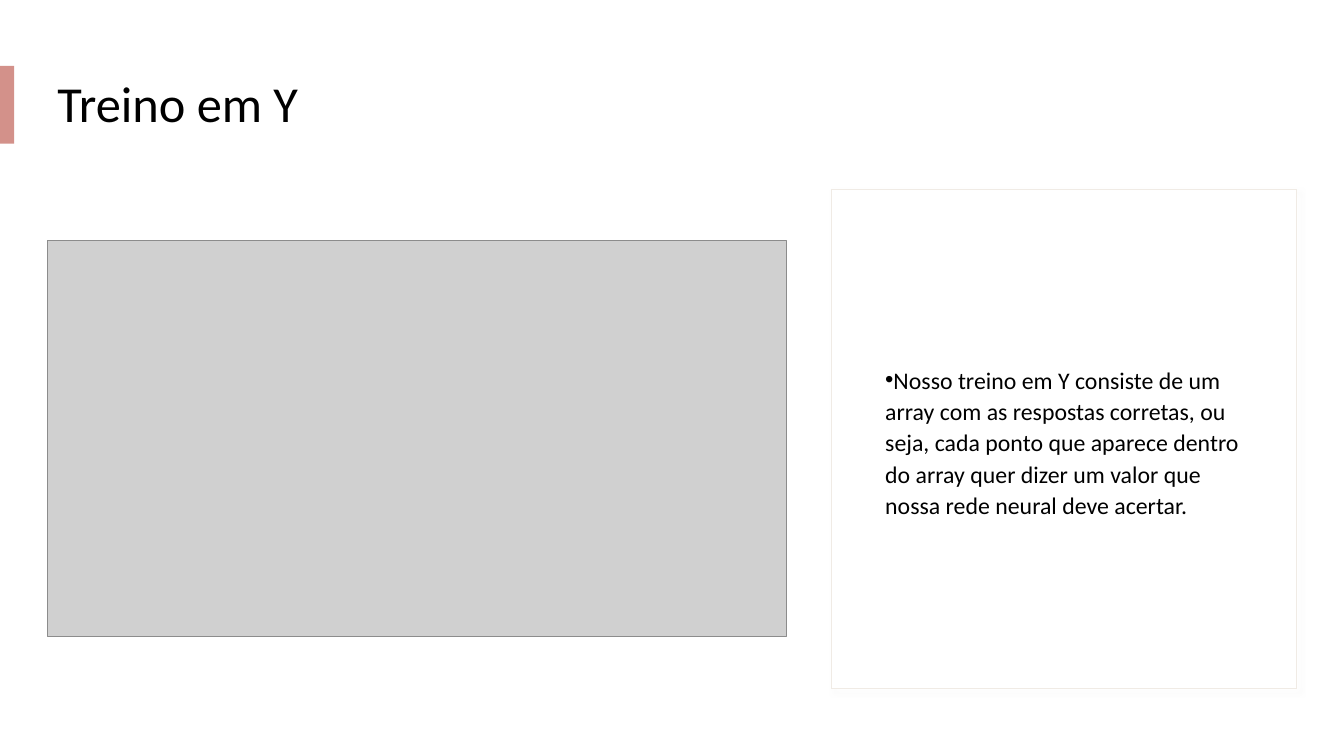
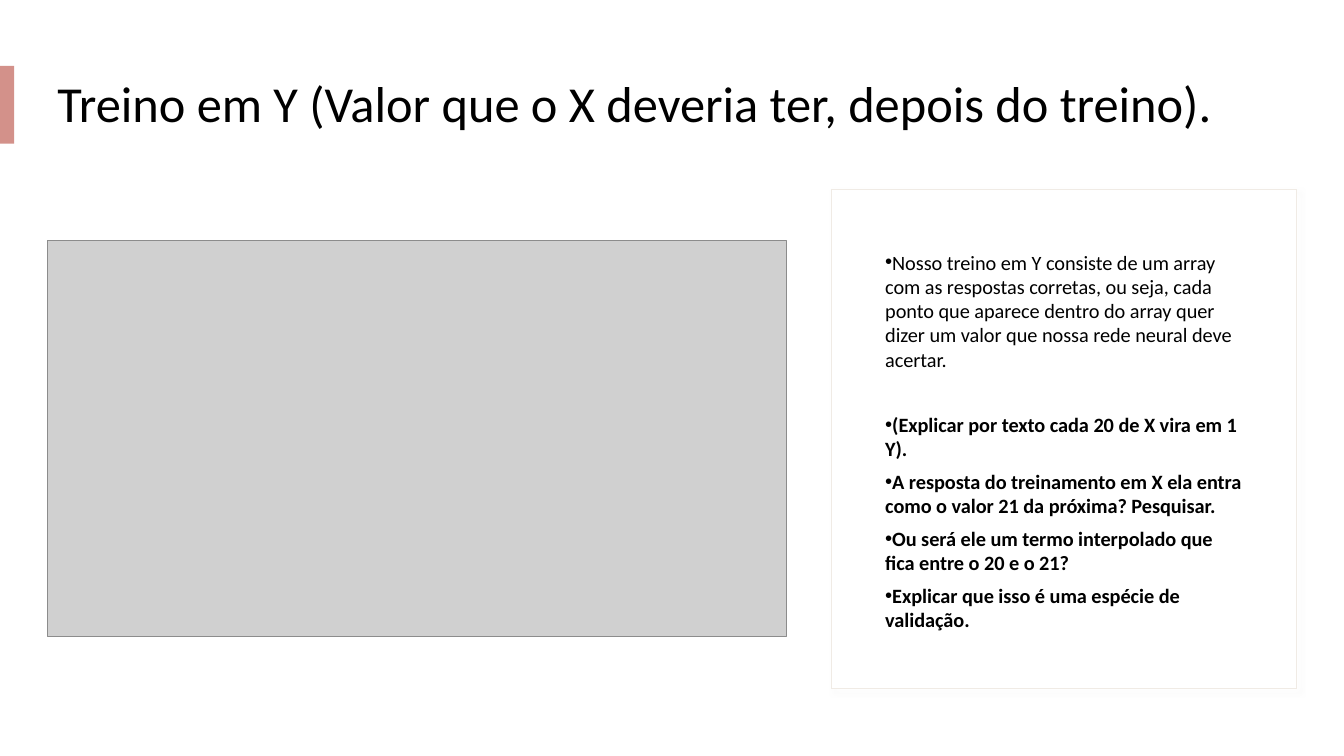
Before and after one commit to leandro-sartini/sudden_death_tcc, a slide deck: slide 8 of docs/Rede Neural Recorrente – Long Short-Term Memory.pptx (slide 7 before the commit). Drawn at 1344x756 pixels with LibreOffice and Linux fonts; fonts in the diff are those of the drawing; grey boxes stand for pictures. Boxes give left, top, right and bottom in pixels: in the first picture for what was removed or moved away, otherwise in the second. Text is boxed around its words. In the diff, an @@ line names an element or a change of style, - is before the commit and + after.

```diff
--- a/docs/Rede Neural Recorrente – Long Short-Term Memory.pptx
+++ b/docs/Rede Neural Recorrente – Long Short-Term Memory.pptx
@@ title at box(57, 85, 1211, 130): text changed @@
-Treino em Y
+Treino em Y (Valor que o X deveria ter, depois do treino).
@@ text at box(885, 256, 1232, 367): size 17 to 14.4 pt in "Nosso treino em Y consiste de um ..."; line spacing 1.1 to 1 @@
@@ text at box(885, 417, 1242, 631): paragraphs added @@
+• (Explicar por texto cada 20 de X vira em 1 Y).
+• A resposta do treinamento em X ela entra como o valor 21 da próxima? Pesquisar.
+• Ou será ele um termo interpolado que fica entre o 20 e o 21?
+• Explicar que isso é uma espécie de validação.
```
Also in this commit, not shown: 7 other slides changed, 3 slides added, 1 other file.
